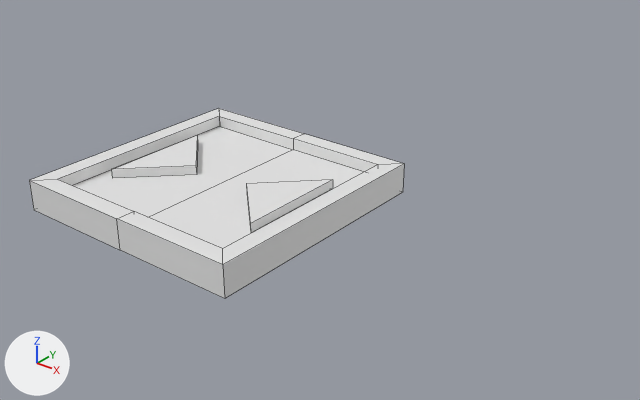
Before and after pictures for a commit that changed the Blender file assets/overworld_entrance.blend.
Rendered twice from a 50 mm lens placed at (1.885, -1.843, 1.27), pointed at (0.242, 0.21, -0.003). Arrows for +X, +Y and +Z are at lower left; the lights stay in place. Mesh edges are drawn as thin lines. Materials are left out; every surface is plain grey.
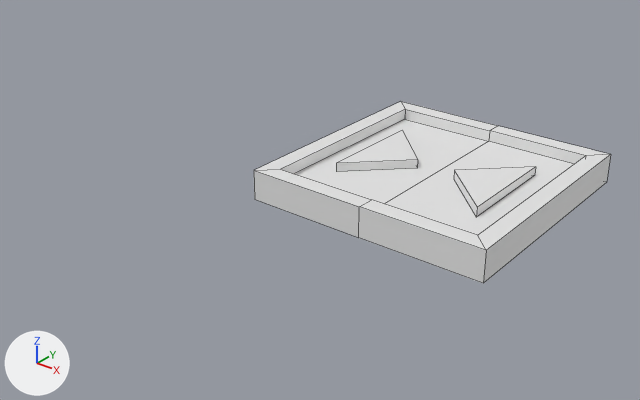
What changed in the scene script:
```text
Change me_cube:
    where me_cube.from_pydata(...)  # 22 vertices, 15 faces; spans x -0.425..0.425, y -0.425..0.0, z 0.0..0.104
    used by ob_cube; location = (0.0, 0.0, 0.0); rotation_euler = (0.0, 0.0, 1.571), in degrees (0, 0, 90)
    me_cube part 1: the loose piece of 6 vertices spanning x -0.194..0.194, y -0.308..-0.113, z 0.062..0.094 is moved by (0.0, 0.043, 0.0)
Change ob_cube:
    ob_cube.location: (0.0, 0.0, 0.0) -> (0.5, 0.5, 0.0)
```

Changed parts and their boxes [x1, y1, x2, y2] in the pictures (640 x 400 px; the box of a moved part takes in the faces that stretch with it):
'Cube', reshaped, moved: before [29, 108, 404, 298]; after [254, 102, 611, 283]
part 1 of me_cube, moved or reshaped: before [111, 136, 333, 233]; after [336, 130, 536, 217]
